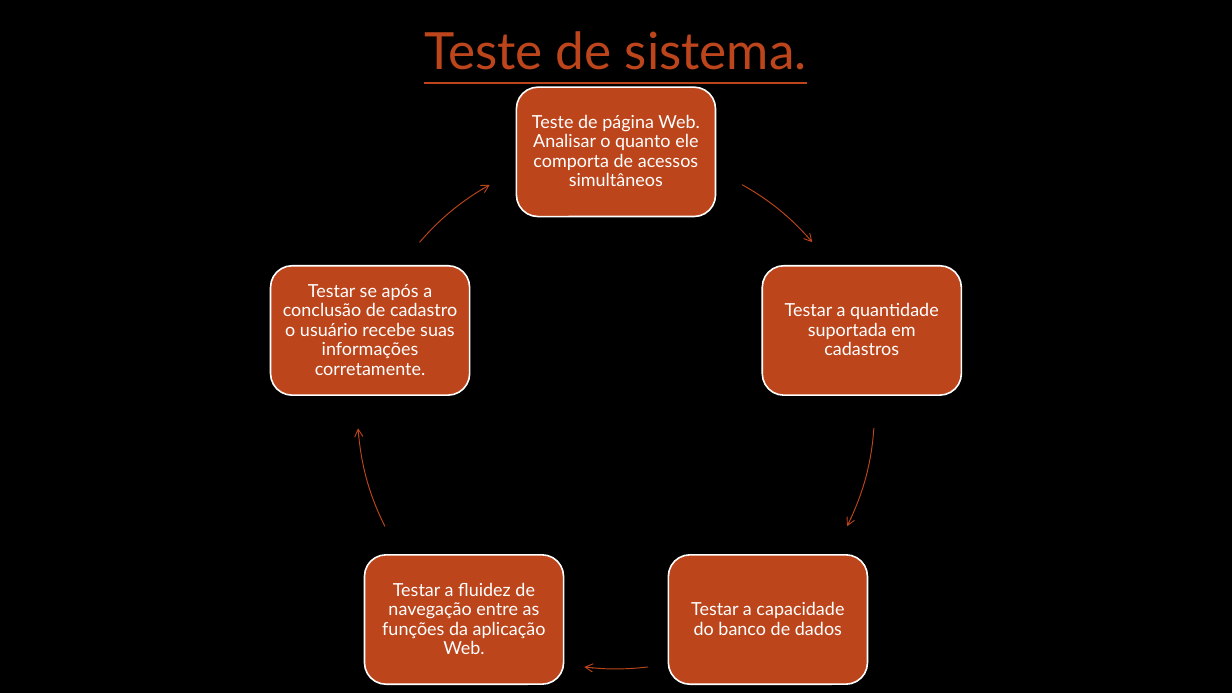
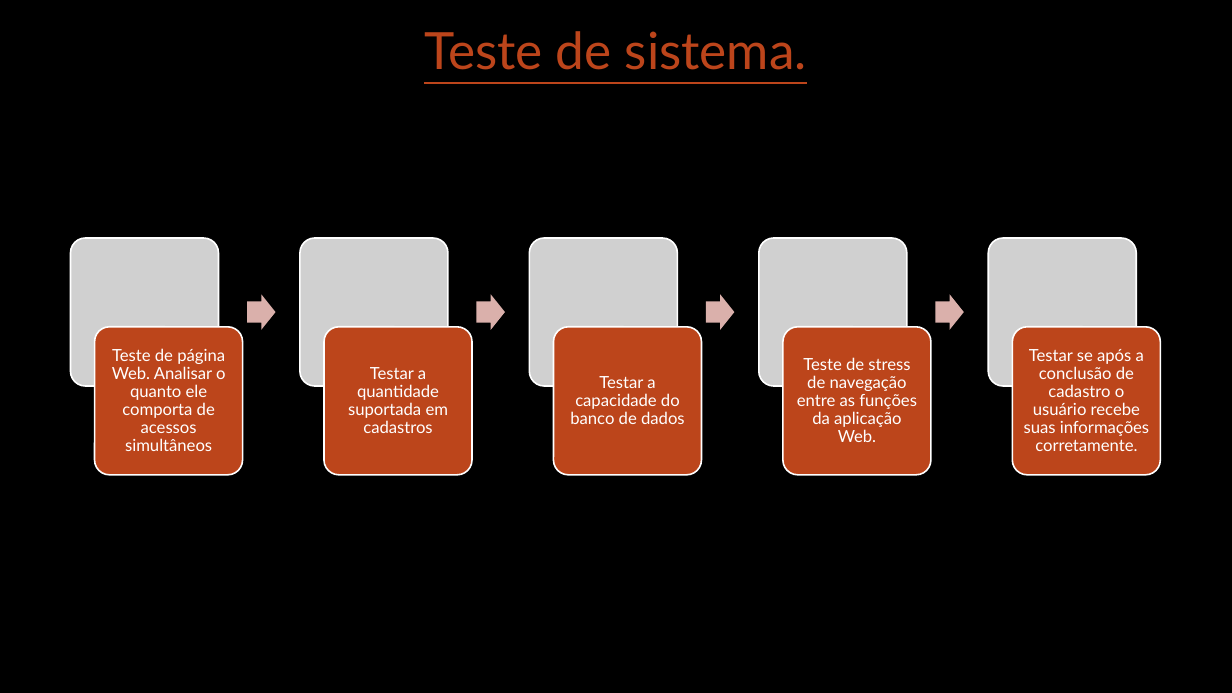
Before and after one commit to raphaelbachega/Bachega-s-repository, a slide deck: slide 5 of conteudoBandtecBachega/CicloDeVidaDeDesenvolvimento.pptx. Drawn at 1232x693 pixels with LibreOffice and Linux fonts; fonts in the diff are those of the drawing; grey boxes stand for pictures; background and template pictures are left out. Boxes give left, top, right and bottom in pixels: in the first picture for what was removed or moved away, otherwise in the second. Text is boxed around its words. In the diff, an @@ line names an element or a change of style, - is before the commit and + after.

Commit message:
attTi

```diff
--- a/conteudoBandtecBachega/CicloDeVidaDeDesenvolvimento.pptx
+++ b/conteudoBandtecBachega/CicloDeVidaDeDesenvolvimento.pptx
@@ group removed at box(358, 87, 875, 684): 5 freeform shapes, 3 rounded rectangles @@
@@ rounded rectangle at box(324, 327, 472, 475): proportions changed @@
@@ rounded rectangle: place and size @@
-rounded rectangle at box(271, 266, 470, 396)
+rounded rectangle at box(324, 327, 472, 475)
@@ rounded rectangle: place and size @@
-rounded rectangle at box(762, 266, 961, 396)
+rounded rectangle at box(783, 327, 931, 475)
@@ rounded rectangle at box(783, 327, 931, 475): proportions changed @@
@@ group added at box(70, 238, 1161, 475): 5 pictures, 4 right arrows, 3 rounded rectangles @@
@@ text "Teste de página Web. Analisar ...": place and size @@
-text "Teste de página Web. Analisar ..." at box(532, 114, 699, 186)
+text "Teste de página Web. Analisar ..." at box(112, 348, 225, 451)
@@ text "Testar a quantidade suportada em ...": place and size @@
-text "Testar a quantidade suportada em ..." at box(785, 302, 939, 355)
+text "Testar a quantidade suportada em ..." at box(348, 367, 448, 433)
@@ text "Testar a capacidade do banco ...": place and size @@
-text "Testar a capacidade do banco ..." at box(691, 601, 844, 635)
+text "Testar a capacidade do banco ..." at box(570, 376, 685, 424)
@@ text at box(797, 357, 917, 442): text changed; size 14 to 13 pt @@
-Testar a fluidez de navegação entre as funções da aplicação Web.
+Teste de stress de navegação entre as funções da aplicação Web.
@@ size 14 to 13 pt in 4 elements at box(112, 348, 225, 451), box(348, 367, 448, 433), box(570, 376, 685, 424), box(1024, 349, 1149, 451) @@
@@ text "Testar se após a conclusão ...": place and size @@
-text "Testar se após a conclusão ..." at box(283, 284, 457, 375)
+text "Testar se após a conclusão ..." at box(1024, 349, 1149, 451)
```
Also in this commit, not shown: 2 other slides changed, 2 slides added, 1 slide removed.
